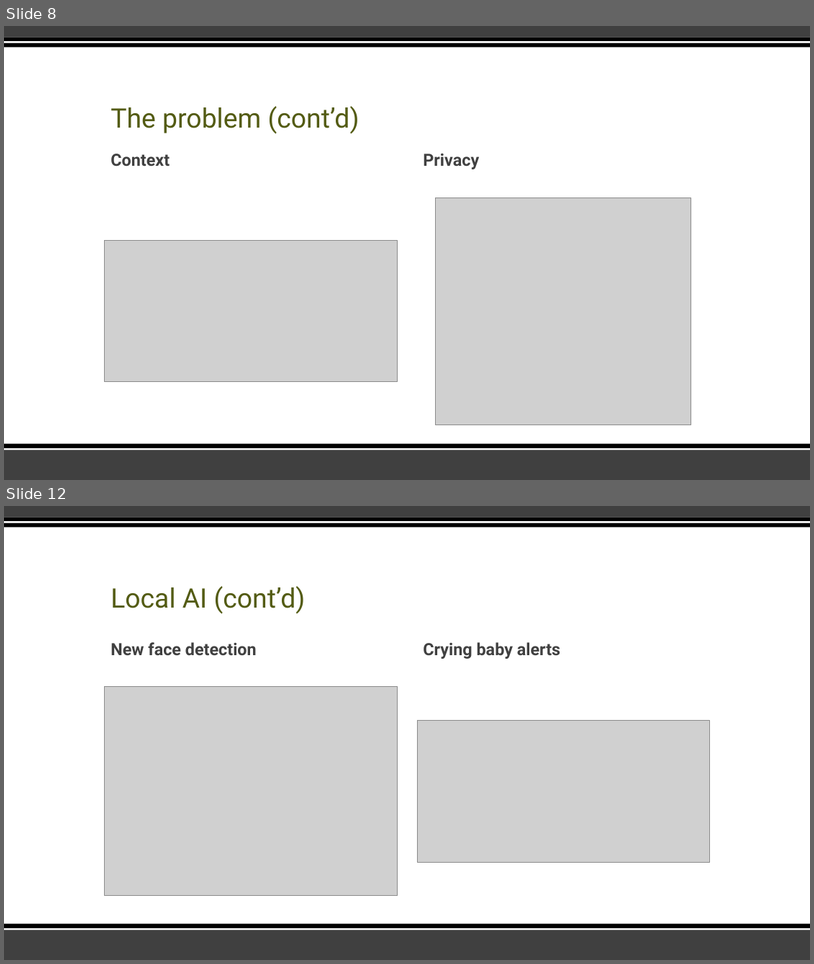
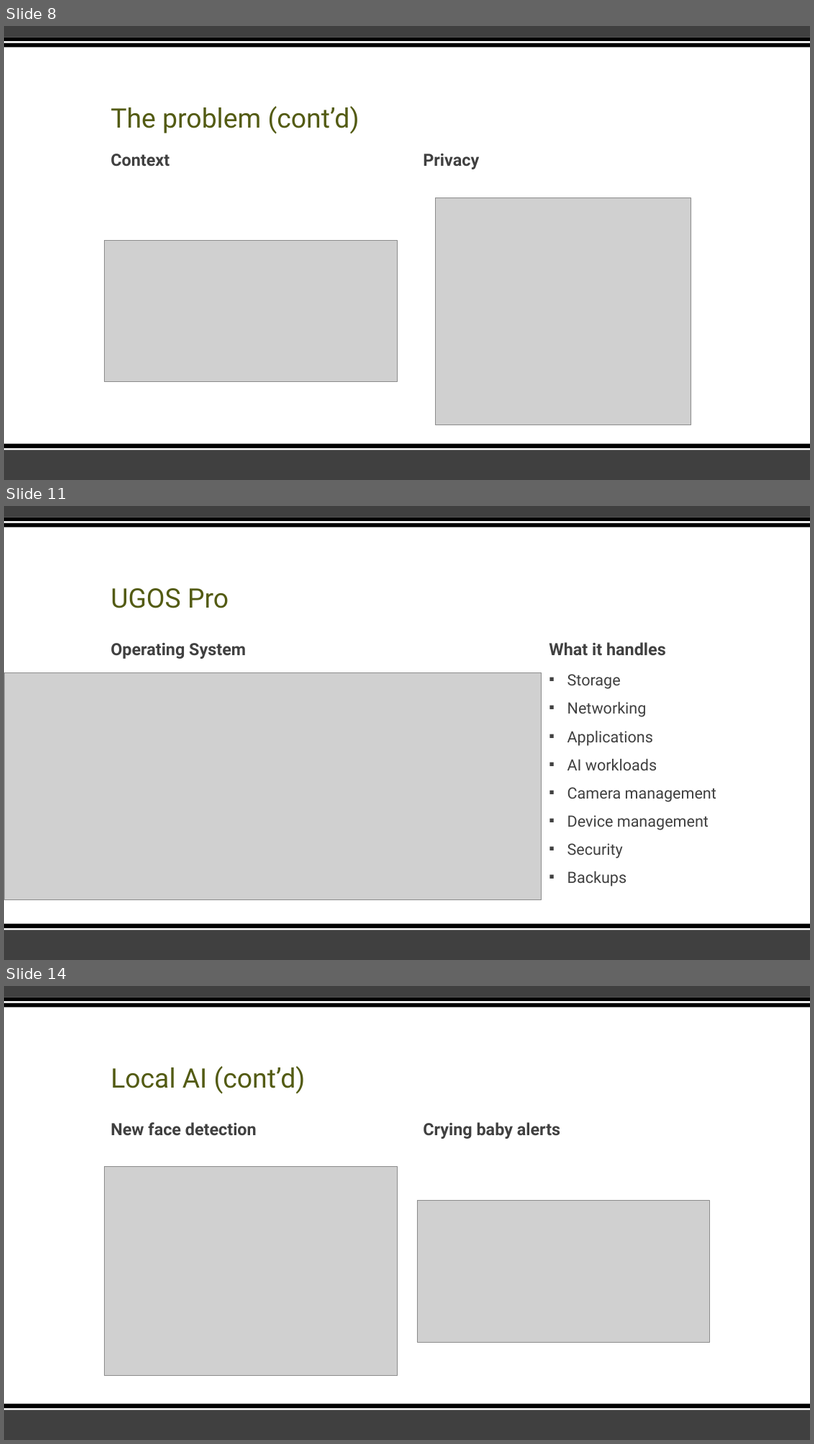
Before and after one commit to Cy-EF0510/Vanier, a slide deck: Semester 7 Fall 2026/IOT/Assignments/HomeAgent.pptx. Shown one above the other, each under a label of ours: slides 8 and 12 before the commit, slides 8, 11 and 14 after it; the slides between them are not shown. The pictures are 814x964 and 814x1444 pixels, drawn with LibreOffice and Linux fonts; fonts in the diff are those of the drawing; grey boxes stand for pictures. Boxes give left, top, right and bottom in pixels: in the first picture for what was removed or moved away, otherwise in the second. Text is boxed around its words. In the diff, an @@ line names an element or a change of style, - is before the commit and + after.

```diff
--- a/Semester 7 Fall 2026/IOT/Assignments/HomeAgent.pptx
+++ b/Semester 7 Fall 2026/IOT/Assignments/HomeAgent.pptx
@@ slide 11 added at (4, 506, 810, 960), background #FFFFFF; not listed: 6 template elements that a slide beside it also shows @@
@@ title added at (111, 588, 229, 608), 32 pt, text #535C14 @@
+UGOS Pro
@@ text added at (111, 643, 246, 659), 20 pt, text #404040, bold @@
+Operating System
@@ text added at (549, 642, 666, 655), 20 pt, text #404040, bold @@
+What it handles
@@ picture added at (4, 672, 542, 899) @@
@@ text added at (568, 674, 717, 886), 18.5 pt, text #404040 @@
+▪ Storage
+▪ Networking
+▪ Applications
+▪ AI workloads
+▪ Camera management
+▪ Device management
+▪ Security
+▪ Backups
@@ what was slide 12 is now slide 14 @@
```
Also in this commit, not shown: 3 slides changed, 7 other slides added, 8 slides removed.
